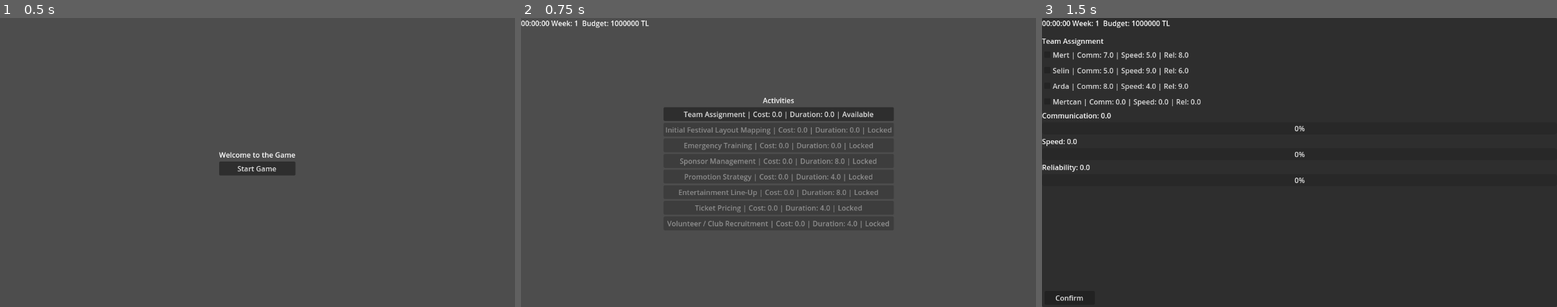
Above: before the commit, frames 1-3 (left to right).
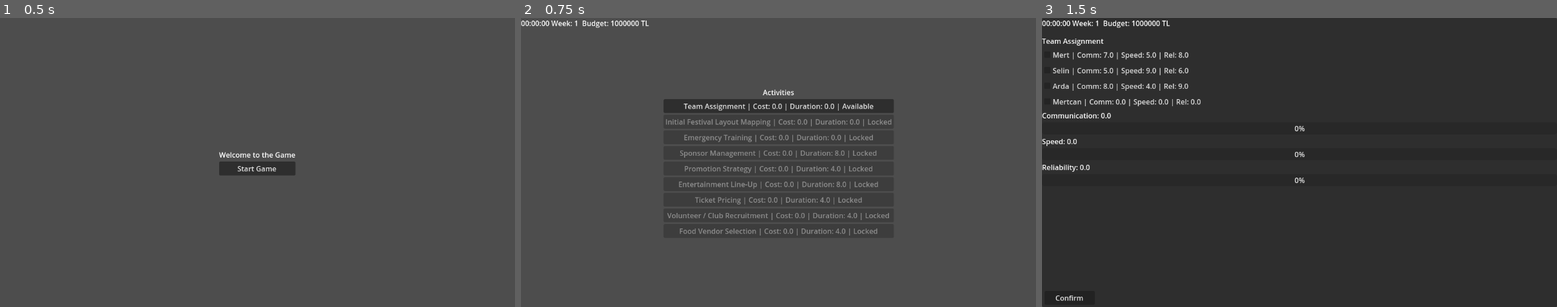
Above: after the commit, the same moments.

Repository: oozankoyuncu/Bitirme-Projesi
Game: Godot game, scene res://main_menu.tscn
The game is run twice, just before and just after one commit, with the same random seed, the same clock (stepped at 60 frames per second) and the same inputs.
Inputs:
- Up to frame 1 (0.5 s): no input
- Up to frame 2 (0.75 s): click "Start Game" at 0.5 s
- Up to frame 3 (1.5 s): click "Team Assignment | Cost: 0.0 |…" at 1.25 s

Frame 1 is identical in both runs. In frame 2, 5.7% of the frame differs, in the area x 27-73%, y 24-76%; in frame 3, nothing differs.

Commit message:
Add Food Vendor Selection activity with capacity, hygiene, and GameState integration

Diff:
--- a/Game.tscn
+++ b/Game.tscn
@@ -11,6 +11,7 @@
 [ext_resource type="Script" path="res://scripts/promotion_strategy_panel.gd" id="9_promo"]
 [ext_resource type="Script" path="res://scripts/ticket_pricing_panel.gd" id="10_ticket"]
 [ext_resource type="Script" path="res://scripts/volunteer_club_panel.gd" id="11_club"]
+[ext_resource type="Script" path="res://scripts/food_vendor_selection_panel.gd" id="12_food"]
 
 [node name="Game" type="Control"]
 layout_mode = 3
@@ -743,3 +744,101 @@
 custom_minimum_size = Vector2(200, 50)
 layout_mode = 2
 text = "Confirm Selection"
+
+
+
+[node name="FoodVendorSelectionPanel" type="Panel" parent="."]
+visible = false
+layout_mode = 1
+anchors_preset = 15
+anchor_right = 1.0
+anchor_bottom = 1.0
+grow_horizontal = 2
+grow_vertical = 2
+script = ExtResource("12_food")
+
+[node name="MarginContainer" type="MarginContainer" parent="FoodVendorSelectionPanel"]
+layout_mode = 1
+anchors_preset = 15
+anchor_right = 1.0
+anchor_bottom = 1.0
+grow_horizontal = 2
+grow_vertical = 2
+theme_override_constants/margin_left = 60
+theme_override_constants/margin_top = 60
+theme_override_constants/margin_right = 60
+theme_override_constants/margin_bottom = 60
+
+[node name="VBoxContainer" type="VBoxContainer" parent="FoodVendorSelectionPanel/MarginContainer"]
+layout_mode = 2
+theme_override_constants/separation = 20
+
+[node name="HeaderPanel" type="Panel" parent="FoodVendorSelectionPanel/MarginContainer/VBoxContainer"]
+custom_minimum_size = Vector2(0, 80)
+layout_mode = 2
+
+[node name="VBoxContainer" type="VBoxContainer" parent="FoodVendorSelectionPanel/MarginContainer/VBoxContainer/HeaderPanel"]
+layout_mode = 1
+anchors_preset = 15
+anchor_right = 1.0
+anchor_bottom = 1.0
+grow_horizontal = 2
+grow_vertical = 2
+alignment = 1
+
+[node name="TitleLabel" type="Label" parent="FoodVendorSelectionPanel/MarginContainer/VBoxContainer/HeaderPanel/VBoxContainer"]
+layout_mode = 2
+theme_override_font_sizes/font_size = 24
+text = "Food Vendor Selection"
+horizontal_alignment = 1
+
+[node name="CapacityLabel" type="Label" parent="FoodVendorSelectionPanel/MarginContainer/VBoxContainer/HeaderPanel/VBoxContainer"]
+layout_mode = 2
+horizontal_alignment = 1
+
+[node name="ContentPanel" type="Panel" parent="FoodVendorSelectionPanel/MarginContainer/VBoxContainer"]
+layout_mode = 2
+size_flags_vertical = 3
+
+[node name="MarginContainer" type="MarginContainer" parent="FoodVendorSelectionPanel/MarginContainer/VBoxContainer/ContentPanel"]
+layout_mode = 1
+anchors_preset = 15
+anchor_right = 1.0
+anchor_bottom = 1.0
+grow_horizontal = 2
+grow_vertical = 2
+theme_override_constants/margin_left = 20
+theme_override_constants/margin_top = 20
+theme_override_constants/margin_right = 20
+theme_override_constants/margin_bottom = 20
+
+[node name="VendorList" type="VBoxContainer" parent="FoodVendorSelectionPanel/MarginContainer/VBoxContainer/ContentPanel/MarginContainer"]
+layout_mode = 2
+theme_override_constants/separation = 10
+
+[node name="SummaryPanel" type="Panel" parent="FoodVendorSelectionPanel/MarginContainer/VBoxContainer"]
+custom_minimum_size = Vector2(0, 100)
+layout_mode = 2
+
+[node name="VBoxContainer" type="VBoxContainer" parent="FoodVendorSelectionPanel/MarginContainer/VBoxContainer/SummaryPanel"]
+layout_mode = 1
+anchors_preset = 15
+anchor_right = 1.0
+anchor_bottom = 1.0
+grow_horizontal = 2
+grow_vertical = 2
+alignment = 1
+
+[node name="SummaryLabel" type="Label" parent="FoodVendorSelectionPanel/MarginContainer/VBoxContainer/SummaryPanel/VBoxContainer"]
+layout_mode = 2
+theme_override_font_sizes/font_size = 18
+horizontal_alignment = 1
+
+[node name="ButtonRow" type="HBoxContainer" parent="FoodVendorSelectionPanel/MarginContainer/VBoxContainer"]
+layout_mode = 2
+alignment = 1
+
+[node name="ConfirmButton" type="Button" parent="FoodVendorSelectionPanel/MarginContainer/VBoxContainer/ButtonRow"]
+custom_minimum_size = Vector2(200, 50)
+layout_mode = 2
+text = "Confirm Selection"
--- a/data/activities.json
+++ b/data/activities.json
@@ -76,6 +76,17 @@
 			"dependencies": [
 				"entertainment_lineup"
 			]
+		},
+		{
+			"id": "food_vendor_selection",
+			"name": "Food Vendor Selection",
+			"type": "food_vendor",
+			"duration": 4,
+			"cost": 0,
+			"dependencies": [
+				"ticket_pricing",
+				"volunteer_club_recruitment"
+			]
 		}
 	]
 }
--- a/scripts/GameState.gd
+++ b/scripts/GameState.gd
@@ -71,6 +71,14 @@
 var volunteer_club_engagement: int = 0
 var volunteer_club_diversity_effect: int = 0
 var volunteer_club_quality_impact: float = 0.0
+
+# Food Vendor Selection
+var food_vendor_completed: bool = false
+var selected_food_vendors: Array = []
+var total_food_capacity: int = 0
+var average_hygiene: float = 0.0
+var total_food_cost: int = 0
+var participant_satisfaction: float = 0.0
 
 # Hız: 1.0 = gerçek zaman, 60.0 = 1 saniyede 1 dakika gibi
 @export var time_scale: float = 1.0
@@ -341,3 +349,16 @@
 	event_quality_score += quality_impact
 	volunteer_club_completed = true
 	complete_activity("volunteer_club_recruitment")
+
+func finalize_food_vendor_selection(selected: Array, capacity: int, avg_hygiene: float, total_cost: int, satisfaction_impact: float, quality_impact: float) -> void:
+	selected_food_vendors = selected
+	total_food_capacity = capacity
+	average_hygiene = avg_hygiene
+	total_food_cost = total_cost
+	money -= total_cost
+
+	participant_satisfaction += satisfaction_impact
+	event_quality_score += quality_impact
+
+	food_vendor_completed = true
+	complete_activity("food_vendor_selection")
--- a/scripts/activity_board.gd
+++ b/scripts/activity_board.gd
@@ -109,6 +109,12 @@
 		hide()
 		return
 
+	if activity_id == "food_vendor_selection":
+		var panel = get_parent().get_node("FoodVendorSelectionPanel")
+		panel.show()
+		hide()
+		return
+
 	print("Başlatıldı: ", activity["name"])
 	GameState.completed_activities.append(activity_id)
 	refresh_board()
--- /dev/null
+++ b/scripts/food_vendor_selection_panel.gd
@@ -0,0 +1,257 @@
+extends Control
+
+var vendor_options = {
+	"burger_truck": {
+		"display_name": "Gourmet Burgers",
+		"cuisine_type": "American",
+		"price": 1500,
+		"service_capacity": 1800,
+		"speed": "Normal", # Fast, Normal, Slow
+		"hygiene_rating": 4.5,
+		"electricity_requirement": 10,
+		"space_requirement": 20
+	},
+	"taco_stand": {
+		"display_name": "Taco Fiesta",
+		"cuisine_type": "Mexican",
+		"price": 800,
+		"service_capacity": 1200,
+		"speed": "Fast",
+		"hygiene_rating": 3.8,
+		"electricity_requirement": 5,
+		"space_requirement": 15
+	},
+	"pizza_oven": {
+		"display_name": "Woodfire Pizza",
+		"cuisine_type": "Italian",
+		"price": 2000,
+		"service_capacity": 1400,
+		"speed": "Slow",
+		"hygiene_rating": 4.8,
+		"electricity_requirement": 15,
+		"space_requirement": 25
+	},
+	"sushi_cart": {
+		"display_name": "Quick Sushi",
+		"cuisine_type": "Japanese",
+		"price": 1200,
+		"service_capacity": 900,
+		"speed": "Fast",
+		"hygiene_rating": 4.9,
+		"electricity_requirement": 8,
+		"space_requirement": 10
+	},
+	"kebab_grill": {
+		"display_name": "Street Kebabs",
+		"cuisine_type": "Middle Eastern",
+		"price": 900,
+		"service_capacity": 1500,
+		"speed": "Normal",
+		"hygiene_rating": 2.1,
+		"electricity_requirement": 5,
+		"space_requirement": 20
+	},
+	"vegan_bowl": {
+		"display_name": "Green Bowls",
+		"cuisine_type": "Healthy/Vegan",
+		"price": 1000,
+		"service_capacity": 1000,
+		"speed": "Normal",
+		"hygiene_rating": 4.6,
+		"electricity_requirement": 5,
+		"space_requirement": 15
+	}
+}
+
+# PLACEHOLDERS: Limits for resources
+const MAX_SPACE: int = 100
+const MAX_ELECTRICITY: int = 50
+
+@onready var vendor_list: VBoxContainer = $MarginContainer/VBoxContainer/ContentPanel/MarginContainer/VendorList
+@onready var capacity_label: Label = $MarginContainer/VBoxContainer/HeaderPanel/VBoxContainer/CapacityLabel
+@onready var summary_label: Label = $MarginContainer/VBoxContainer/SummaryPanel/VBoxContainer/SummaryLabel
+@onready var confirm_button: Button = $MarginContainer/VBoxContainer/ButtonRow/ConfirmButton
+
+var option_checkboxes: Array = []
+
+func _ready() -> void:
+	confirm_button.pressed.connect(_on_confirm_pressed)
+	create_options()
+	refresh_ui()
+
+func create_options() -> void:
+	for c in vendor_list.get_children():
+		c.queue_free()
+	option_checkboxes.clear()
+
+	for id in vendor_options.keys():
+		var v_data = vendor_options[id]
+
+		var card = PanelContainer.new()
+		card.size_flags_horizontal = Control.SIZE_EXPAND_FILL
+
+		var margin = MarginContainer.new()
+		margin.add_theme_constant_override("margin_left", 15)
+		margin.add_theme_constant_override("margin_top", 10)
+		margin.add_theme_constant_override("margin_right", 15)
+		margin.add_theme_constant_override("margin_bottom", 10)
+		card.add_child(margin)
+
+		var hbox = HBoxContainer.new()
+		margin.add_child(hbox)
+
+		var cb = CheckBox.new()
+		cb.text = "  " + v_data["display_name"]
+		cb.set_meta("id", id)
+		cb.toggled.connect(_on_option_toggled)
+
+		if GameState.food_vendor_completed:
+			cb.disabled = true
+			if GameState.selected_food_vendors.has(id):
+				cb.button_pressed = true
+
+		option_checkboxes.append(cb)
+		hbox.add_child(cb)
+
+		var spacer = Control.new()
+		spacer.size_flags_horizontal = Control.SIZE_EXPAND_FILL
+		hbox.add_child(spacer)
+
+		var details_label = Label.new()
+		details_label.text = "Type: " + v_data["cuisine_type"] + " | Price: " + str(v_data["price"]) + " | Cap: " + str(v_data["service_capacity"]) + " | Speed: " + v_data["speed"] + " | Hyg: " + str(v_data["hygiene_rating"]) + " | Elec: " + str(v_data["electricity_requirement"]) + "kVA | Space: " + str(v_data["space_requirement"]) + "sqm"
+		details_label.horizontal_alignment = HORIZONTAL_ALIGNMENT_RIGHT
+		hbox.add_child(details_label)
+
+		vendor_list.add_child(card)
+
+func _on_option_toggled(_toggled_on: bool) -> void:
+	refresh_ui()
+
+func get_totals() -> Dictionary:
+	var selected_ids = []
+	var total_capacity = 0
+	var total_price = 0
+	var total_hygiene = 0.0
+	var total_electricity = 0
+	var total_space = 0
+	var cuisine_types = []
+	var has_slow_speed = false
+
+	for cb in option_checkboxes:
+		if cb.button_pressed:
+			var id = cb.get_meta("id")
+			selected_ids.append(id)
+			var v_data = vendor_options[id]
+
+			total_capacity += v_data["service_capacity"]
+			total_price += v_data["price"]
+			total_hygiene += v_data["hygiene_rating"]
+			total_electricity += v_data["electricity_requirement"]
+			total_space += v_data["space_requirement"]
+
+			if v_data["speed"] == "Slow":
+				has_slow_speed = true
+
+			if not cuisine_types.has(v_data["cuisine_type"]):
+				cuisine_types.append(v_data["cuisine_type"])
+
+	var avg_hygiene = 0.0
+	if selected_ids.size() > 0:
+		avg_hygiene = total_hygiene / selected_ids.size()
+
+	var diversity_count = cuisine_types.size()
+
+	# Penalties calculation
+	var satisfaction_impact = 0.0
+	var quality_impact = 0.0
+
+	var attendance = GameState.final_attendance
+	if attendance > 0 and total_capacity < attendance:
+		satisfaction_impact -= 5.0 # Penalty for low capacity
+
+	if avg_hygiene > 0 and avg_hygiene < 2.5:
+		quality_impact -= 10.0 # Extreme penalty for poor hygiene
+
+	if selected_ids.size() > 0 and diversity_count < 2:
+		satisfaction_impact -= 2.0 # Penalty for missing variety
+
+	if has_slow_speed:
+		satisfaction_impact -= 2.0 # Penalty for slow speed
+
+	if total_space > MAX_SPACE or total_electricity > MAX_ELECTRICITY:
+		quality_impact -= 3.0 # System overload / crowding penalty
+		satisfaction_impact -= 2.0
+
+	var constraints_exceeded = total_space > MAX_SPACE or total_electricity > MAX_ELECTRICITY
+	var budget_exceeded = total_price > GameState.money
+
+	return {
+		"selected_ids": selected_ids,
+		"capacity": total_capacity,
+		"price": total_price,
+		"avg_hygiene": avg_hygiene,
+		"electricity": total_electricity,
+		"space": total_space,
+		"diversity_count": diversity_count,
+		"satisfaction_impact": satisfaction_impact,
+		"quality_impact": quality_impact,
+		"constraints_exceeded": constraints_exceeded,
+		"budget_exceeded": budget_exceeded,
+		"low_capacity": attendance > 0 and total_capacity < attendance,
+		"low_hygiene": avg_hygiene > 0 and avg_hygiene < 2.5,
+		"low_diversity": selected_ids.size() > 0 and diversity_count < 2
+	}
+
+func refresh_ui() -> void:
+	capacity_label.text = "Limits - Space: " + str(MAX_SPACE) + " sqm | Electricity: " + str(MAX_ELECTRICITY) + " kVA"
+	var data = get_totals()
+
+	if GameState.food_vendor_completed:
+		confirm_button.text = "Back to Board"
+		confirm_button.disabled = false
+		summary_label.text = "Selection Fixed! Cost: " + str(data["price"]) + " TL | Capacity: " + str(data["capacity"])
+	else:
+		confirm_button.text = "Confirm Selection"
+
+		var warnings = []
+		if data["budget_exceeded"]:
+			warnings.append("OVER BUDGET!")
+		if data["constraints_exceeded"]:
+			warnings.append("OVER LIMITS (Space/Elec)!")
+		if data["low_capacity"]:
+			warnings.append("LOW CAPACITY!")
+		if data["low_hygiene"]:
+			warnings.append("BAD HYGIENE!")
+		if data["low_diversity"]:
+			warnings.append("POOR VARIETY!")
+
+		var warning_text = ""
+		if warnings.size() > 0:
+			warning_text = "[WARNING: " + ", ".join(warnings) + "] "
+			# Allow submission even if warnings exist, as per explicit user request
+
+		summary_label.text = warning_text + "Cost: " + str(data["price"]) + " TL | Cap: " + str(data["capacity"]) + "/" + str(GameState.final_attendance) + " | Hyg: " + str(snapped(data["avg_hygiene"], 0.1)) + " | Elec: " + str(data["electricity"]) + " | Space: " + str(data["space"])
+
+		# Confirm button stays enabled, warnings and penalties handle the UX
+		confirm_button.disabled = false
+
+func _on_confirm_pressed() -> void:
+	if GameState.food_vendor_completed:
+		go_back()
+		return
+
+	var data = get_totals()
+	GameState.finalize_food_vendor_selection(
+		data["selected_ids"],
+		data["capacity"],
+		data["avg_hygiene"],
+		data["price"],
+		data["satisfaction_impact"],
+		data["quality_impact"]
+	)
+	go_back()
+
+func go_back() -> void:
+	hide()
+	get_parent().get_node("ActivityBoard").show()
+	get_parent().get_node("ActivityBoard").refresh_board()
Not shown, added: scripts/food_vendor_selection_panel.gd.uid
